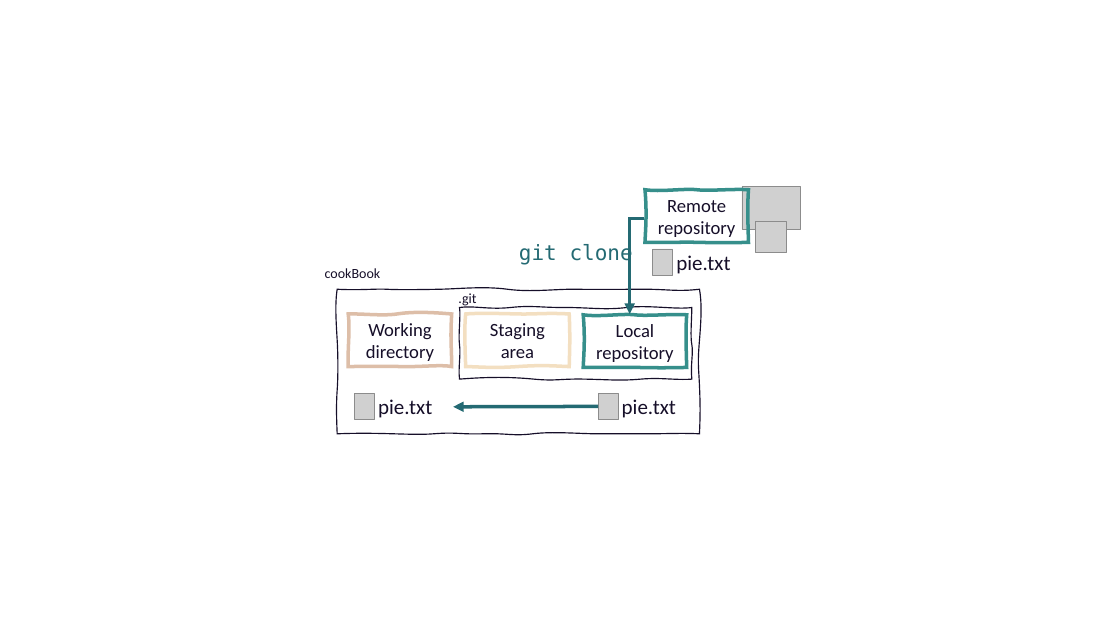
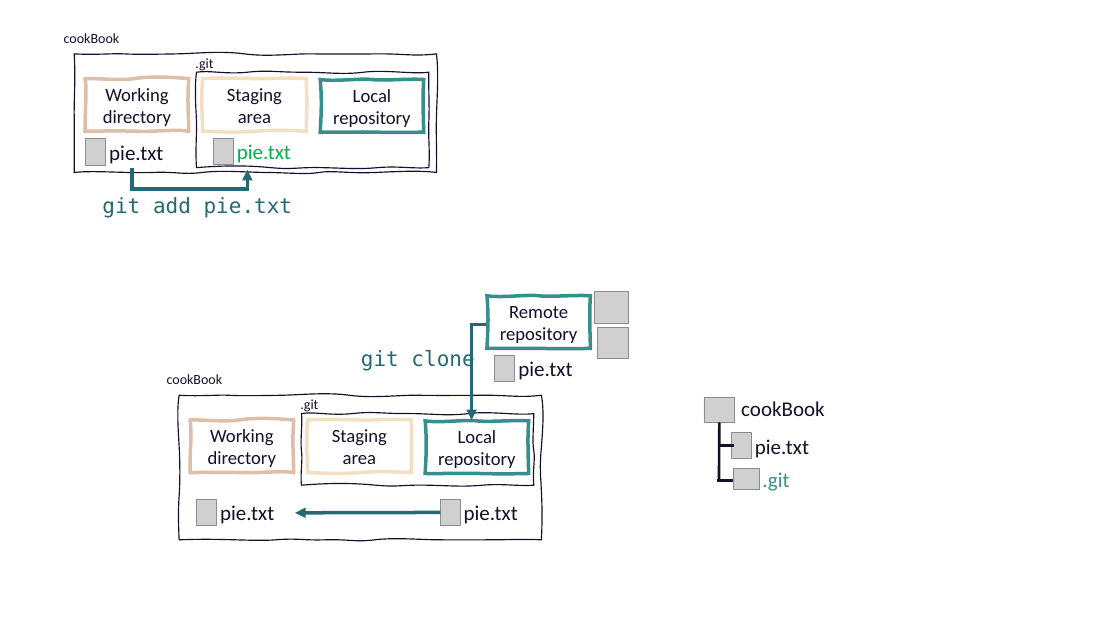
Before and after one commit to selinaZitrone/get-started-with-git, a slide deck: slide 49 of slides/img/images.pptx (slide 48 before the commit). Drawn at 1120x630 pixels with LibreOffice and Linux fonts; fonts in the diff are those of the drawing; grey boxes stand for pictures. Boxes give left, top, right and bottom in pixels: in the first picture for what was removed or moved away, otherwise in the second. Text is boxed around its words. In the diff, an @@ line names an element or a change of style, - is before the commit and + after.

Commit message:
Update day 1 slides

```diff
--- a/slides/img/images.pptx
+++ b/slides/img/images.pptx
@@ group added at box(64, 33, 436, 172): 5 freeform shapes, 2 texts @@
+Working directory
+Staging area
+Local repository
+cookBook
+.git
@@ picture added at box(86, 139, 106, 165) @@
@@ text added at box(109, 145, 163, 164), 18 pt, text #160F29 @@
+pie.txt
@@ picture added at box(213, 138, 234, 164) @@
@@ text added at box(237, 144, 291, 166), 18 pt, text #00B050 @@
+pie.txt
@@ elbow arrow added from (132, 168) to (248, 170), #246A73 3 pt @@
@@ text added at box(102, 197, 292, 218), 18 pt, text #246A73 @@
+git add pie.txt
@@ picture removed at box(742, 187, 800, 229) @@
@@ group added at box(595, 292, 824, 491): 4 pictures, 3 lines, 3 texts @@
+cookBook
+.git
+pie.txt
@@ freeform shape "Staging area": place and size @@
-freeform shape "Staging area" at box(465, 314, 569, 367)
+freeform shape "Staging area" at box(308, 420, 411, 473)
@@ 6 texts, 5 freeform shapes, 4 pictures, 1 elbow arrow, 1 arrow: place and size @@
-6 texts, 5 freeform shapes, 4 pictures, 1 elbow arrow, 1 arrow at box(325, 190, 786, 434)
+6 texts, 5 freeform shapes, 4 pictures, 1 elbow arrow, 1 arrow at box(167, 296, 628, 540)
```
Also in this commit, not shown: 5 other slides changed, 3 slides added, 1 slide removed, 2 other files.
